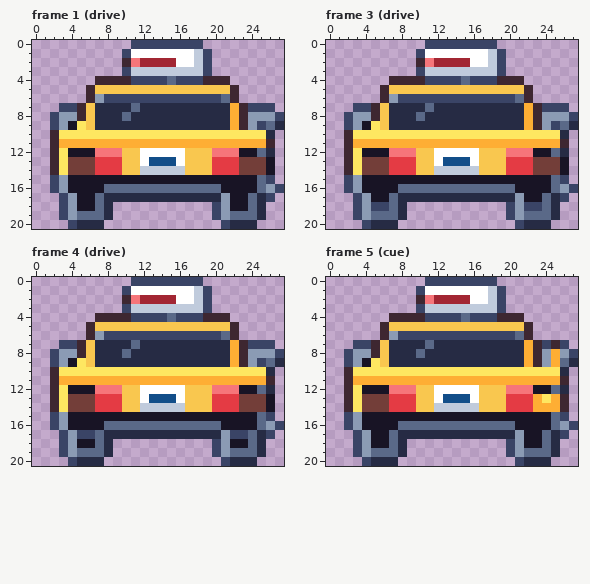
One commit to this pixel-art file: art/depths/taxi@50.aseprite. Above, as it was before the edit.
28x21 pixels, 14 frames. Shown: frame 1 (drive), frame 3 (drive), frame 4 (drive), frame 5 (cue). The commit also changed other frames, which this record leaves out.
New version:
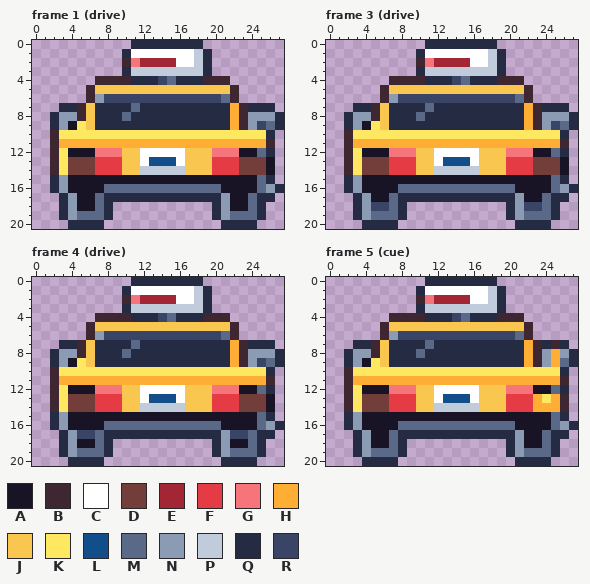
Palette (. is transparent): A #181425  B #3e2731  C #ffffff  D #733e39  E #a22633  F #e43b44  G #f6757a  H #feae34  J #f9c74f  K #fee761  L #124e89  M #5a6988  N #8b9bb4  P #c0cbdc  Q #262b44  R #3a4466
Edits made:
--- frame 1 (drive)
@@ x 0..27 @@
- 0 ...........RRRRRRRR.........
- 1 ..........RCCCCCCCPR........
- 2 ..........BGEEEECCPR........
- 3 ..........RPPPPPPPPR........
- 4 .......BBBBRRRRMRRRBBB......
+ 0 ...........QQQQQQQQ.........
+ 1 ..........QCCCCCCCPQ........
+ 2 ..........BGEEEECCPQ........
+ 3 ..........QPPPPPPPPQ........
+ 4 .......BBBBQQQRMQQQBBB......
  5 ......BJJJJJJJJJJJJJJJB.....
  6 ......BNRRRRRRRRRRRRRMB.....
- 7 ...RRBJQQQQMQQQQQQQQQQHBRRR.
- 8 ..RNNBJQQQMQQQQQQQQQQQHBNNNR
- 9 ..RNAKJQQQQQQQQQQQQQQQHBNRMQ
+ 7 ...QQBJQQQQMQQQQQQQQQQHBQQQ.
+ 8 ..QNNBJQQQMQQQQQQQQQQQHBNNNQ
+ 9 ..QNAKJQQQQQQQQQQQQQQQHBNRMQ
 10 ..BKKKKKKKKKKKKKKKKKKKKKKKQ.
@@ x 0..27 @@
 14 ..BKDDDFFFJJPPPPPJJJFFFDDDA.
-15 ..RNAAAAAAAAAAAAAAAAAAAAAMR.
-16 ..RNAAAAMMMMMMMMMMMMMAAAAMNR
-17 ...RNAAMQQQQQQQQQQQQQNAAMQR.
-18 ...RNAAMQ...........RNAAMQ..
-19 ...RNMMMQ...........RNMMMQ..
-20 ....RQQQ.............RQQQ...
+15 ..QNAAAAAAAAAAAAAAAAAAAAAMQ.
+16 ..QNAAAAMMMMMMMMMMMMMAAAAMNQ
+17 ...QNAAMQQQQQQQQQQQQQNAAMQQ.
+18 ...QNAAMQ...........QNAAMQ..
+19 ...QNMMMQ...........QNMMMQ..
+20 ....QQQQ.............QQQQ...
--- frame 3 (drive)
@@ x 0..27 @@
- 0 ...........RRRRRRRR.........
- 1 ..........RCCCCCCCPR........
- 2 ..........BGEEEECCPR........
- 3 ..........RPPPPPPPPR........
- 4 .......BBBBRRRRMRRRBBB......
+ 0 ...........QQQQQQQQ.........
+ 1 ..........QCCCCCCCPQ........
+ 2 ..........BGEEEECCPQ........
+ 3 ..........QPPPPPPPPQ........
+ 4 .......BBBBQQQRMQQQBBB......
  5 ......BJJJJJJJJJJJJJJJB.....
  6 ......BNRRRRRRRRRRRRRMB.....
- 7 ...RRBJQQQQMQQQQQQQQQQHBRRR.
- 8 ..RNNBJQQQMQQQQQQQQQQQHBNNNR
- 9 ..RNAKJQQQQQQQQQQQQQQQHBNRMQ
+ 7 ...QQBJQQQQMQQQQQQQQQQHBQQQ.
+ 8 ..QNNBJQQQMQQQQQQQQQQQHBNNNQ
+ 9 ..QNAKJQQQQQQQQQQQQQQQHBNRMQ
 10 ..BKKKKKKKKKKKKKKKKKKKKKKKQ.
@@ x 0..27 @@
 14 ..BKDDDFFFJJPPPPPJJJFFFDDDA.
-15 ..RNAAAAAAAAAAAAAAAAAAAAAMR.
-16 ..RNAAAAMMMMMMMMMMMMMAAAAMNR
-17 ...RNAAMQQQQQQQQQQQQQNAAMQR.
-18 ...RNRRMQ...........RNRRMQ..
-19 ...RNMMMQ...........RNMMMQ..
-20 ....RQQQ.............RQQQ...
+15 ..QNAAAAAAAAAAAAAAAAAAAAAMQ.
+16 ..QNAAAAMMMMMMMMMMMMMAAAAMNQ
+17 ...QNAAMQQQQQQQQQQQQQNAAMQQ.
+18 ...QNRRMQ...........QNRRMQ..
+19 ...QNMMMQ...........QNMMMQ..
+20 ....QQQQ.............QQQQ...
--- frame 4 (drive)
@@ x 0..27 @@
- 0 ...........RRRRRRRR.........
- 1 ..........RCCCCCCCPR........
- 2 ..........BGEEEECCPR........
- 3 ..........RPPPPPPPPR........
- 4 .......BBBBRRRRMRRRBBB......
+ 0 ...........QQQQQQQQ.........
+ 1 ..........QCCCCCCCPQ........
+ 2 ..........BGEEEECCPQ........
+ 3 ..........QPPPPPPPPQ........
+ 4 .......BBBBQQQRMQQQBBB......
  5 ......BJJJJJJJJJJJJJJJB.....
  6 ......BNRRRRRRRRRRRRRMB.....
- 7 ...RRBJQQQQMQQQQQQQQQQHBRRR.
- 8 ..RNNBJQQQMQQQQQQQQQQQHBNNNR
- 9 ..RNAKJQQQQQQQQQQQQQQQHBNRMQ
+ 7 ...QQBJQQQQMQQQQQQQQQQHBQQQ.
+ 8 ..QNNBJQQQMQQQQQQQQQQQHBNNNQ
+ 9 ..QNAKJQQQQQQQQQQQQQQQHBNRMQ
 10 ..BKKKKKKKKKKKKKKKKKKKKKKKQ.
@@ x 0..27 @@
 14 ..BKDDDFFFJJPPPPPJJJFFFDDDA.
-15 ..RNAAAAAAAAAAAAAAAAAAAAAMR.
-16 ..RNAAAAMMMMMMMMMMMMMAAAAMNR
-17 ...RNRRMQQQQQQQQQQQQQNRRMQR.
-18 ...RNAAMQ...........RNAAMQ..
-19 ...RNMMMQ...........RNMMMQ..
-20 ....RQQQ.............RQQQ...
+15 ..QNAAAAAAAAAAAAAAAAAAAAAMQ.
+16 ..QNAAAAMMMMMMMMMMMMMAAAAMNQ
+17 ...QNRRMQQQQQQQQQQQQQNRRMQQ.
+18 ...QNAAMQ...........QNAAMQ..
+19 ...QNMMMQ...........QNMMMQ..
+20 ....QQQQ.............QQQQ...
--- frame 5 (cue)
@@ x 0..27 @@
- 0 ...........RRRRRRRR.........
- 1 ..........RCCCCCCCPR........
- 2 ..........BGEEEECCPR........
- 3 ..........RPPPPPPPPR........
- 4 .......BBBBRRRRMRRRBBB......
+ 0 ...........QQQQQQQQ.........
+ 1 ..........QCCCCCCCPQ........
+ 2 ..........BGEEEECCPQ........
+ 3 ..........QPPPPPPPPQ........
+ 4 .......BBBBQQQRMQQQBBB......
  5 ......BJJJJJJJJJJJJJJJB.....
  6 ......BNRRRRRRRRRRRRRMB.....
- 7 ...RRBJQQQQMQQQQQQQQQQHBRBR.
- 8 ..RNNBJQQQMQQQQQQQQQQQHBNHNR
- 9 ..RNAKJQQQQQQQQQQQQQQQHBNHMQ
+ 7 ...QQBJQQQQMQQQQQQQQQQHBQBQ.
+ 8 ..QNNBJQQQMQQQQQQQQQQQHBNHNQ
+ 9 ..QNAKJQQQQQQQQQQQQQQQHBNHMQ
 10 ..BKKKKKKKKKKKKKKKKKKKKKKKQ.
@@ x 0..27 @@
 14 ..BKDDDFFFJJPPPPPJJJFFFHHHB.
-15 ..RNAAAAAAAAAAAAAAAAAAAAAMR.
-16 ..RNAAAAMMMMMMMMMMMMMAAAAMNR
-17 ...RNAAMQQQQQQQQQQQQQNAAMQR.
-18 ...RNAAMQ...........RNAAMQ..
-19 ...RNMMMQ...........RNMMMQ..
-20 ....RQQQ.............RQQQ...
+15 ..QNAAAAAAAAAAAAAAAAAAAAAMQ.
+16 ..QNAAAAMMMMMMMMMMMMMAAAAMNQ
+17 ...QNAAMQQQQQQQQQQQQQNAAMQQ.
+18 ...QNAAMQ...........QNAAMQ..
+19 ...QNMMMQ...........QNMMMQ..
+20 ....QQQQ.............QQQQ...
